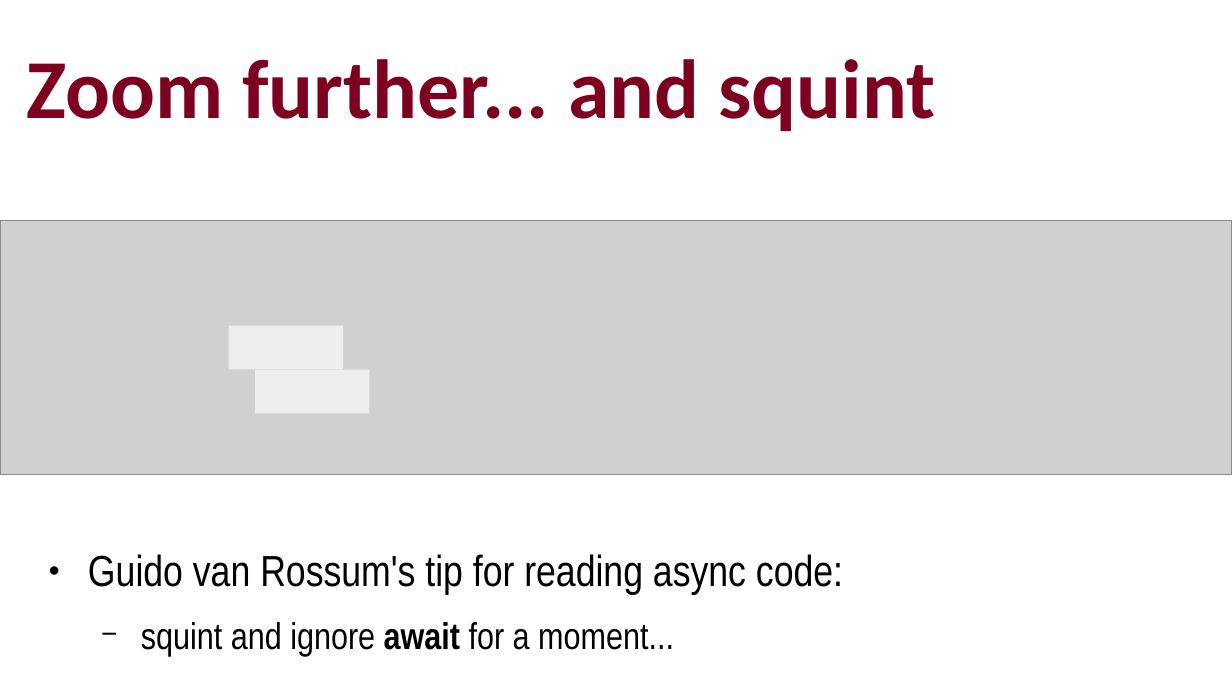
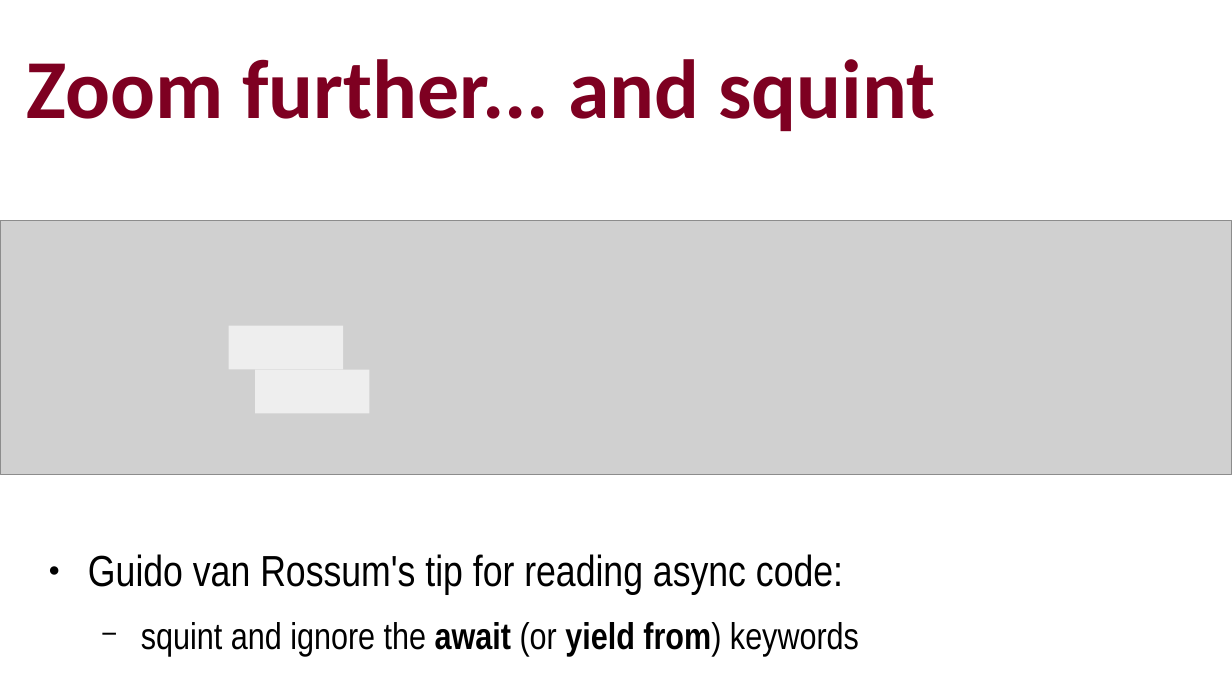
Before and after one commit to ramalho/platespinning, a slide deck: slide 35 of plate-spinning-oscon-eu.odp (slide 32 before the commit). Drawn at 1232x693 pixels with LibreOffice and Linux fonts; fonts in the diff are those of the drawing; grey boxes stand for pictures. Boxes give left, top, right and bottom in pixels: in the first picture for what was removed or moved away, otherwise in the second. Text is boxed around its words. In the diff, an @@ line names an element or a change of style, - is before the commit and + after.

```diff
--- a/plate-spinning-oscon-eu.odp
+++ b/plate-spinning-oscon-eu.odp
@@ text at (141,622,859,656): text changed @@
-  − squint and ignore await for a moment...
+  − squint and ignore the await (or yield from) keywords
```
Also in this commit, not shown: 12 other slides changed, 4 slides added, 1 slide removed, 3 other files.
